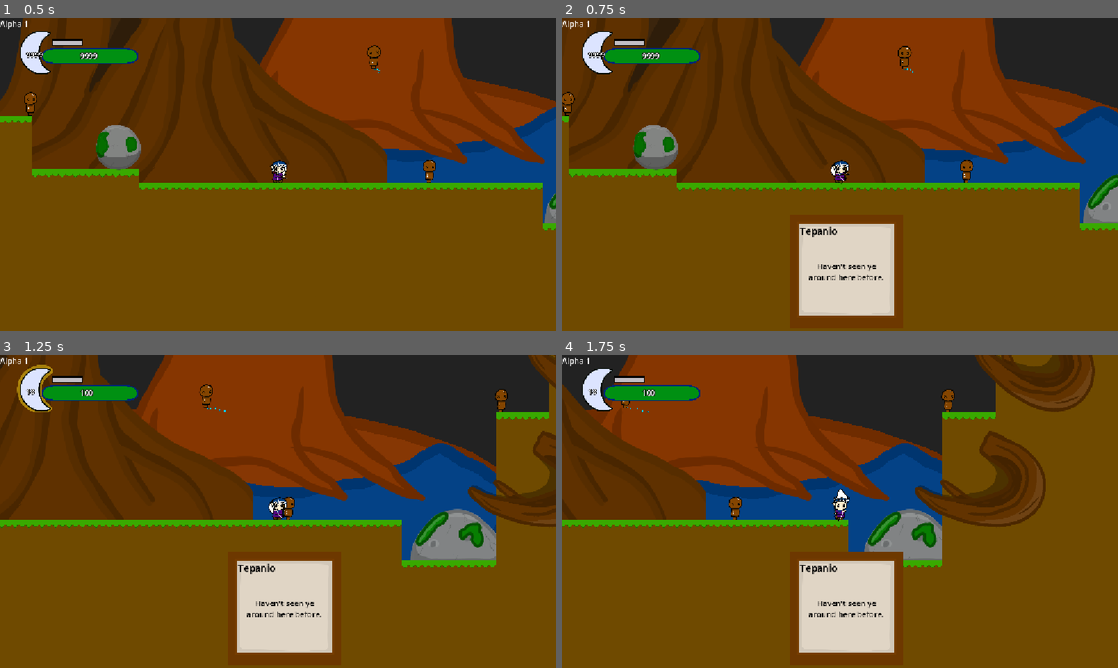
Above: before the commit, frames 1-4 (two rows, left to right).
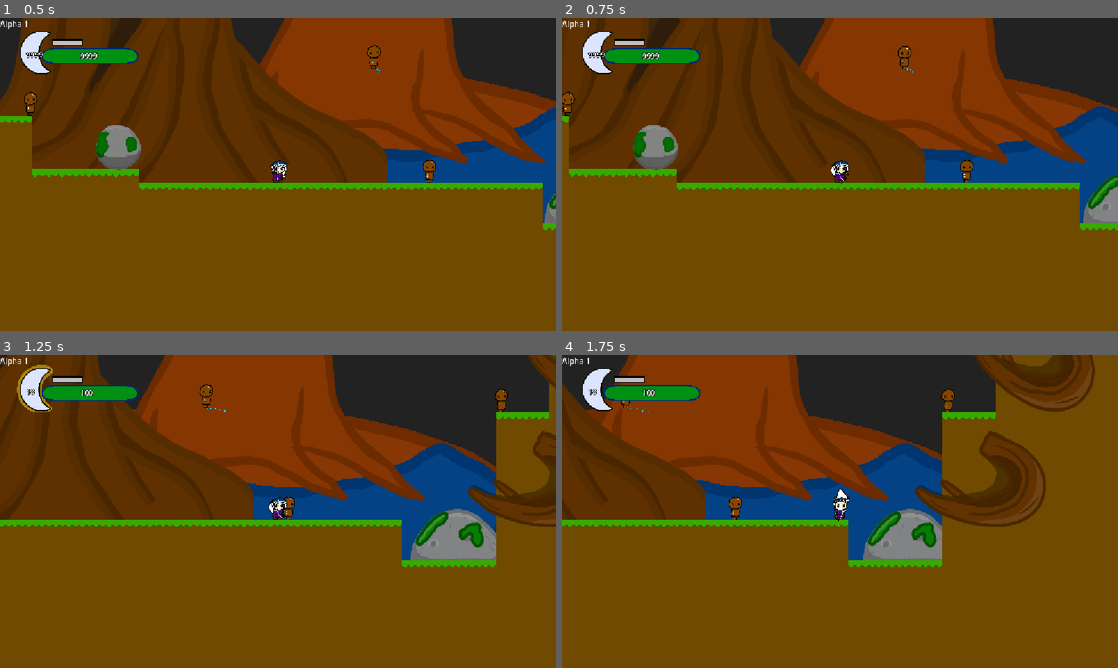
Above: after the commit, the same moments.

Repository: Nelinnia/azure-leaf-forest
Game: Godot game, scene res://Levels/testing_level.tscn
The game is run twice, just before and just after one commit, with the same random seed, the same clock (stepped at 60 frames per second) and the same inputs.
Inputs (mouse positions are in pixels of both pictures, inside the frame that each line leads up to):
- Up to frame 1 (0.5 s): no input
- Up to frame 2 (0.75 s): move the mouse to (962, 158) at 0.52 s; hold D (move_right) from 0.53 s (still down); hold E (interact) from 0.53 s (still down); click (962, 158) at 0.67 s
- Up to frame 3 (1.25 s): keep holding D (move_right); keep holding E (interact); tap Space (jump) at 0.77 s; tap Q (magic) at 0.8 s
- Up to frame 4 (1.75 s): keep holding D (move_right); move the mouse to (728, 527) at 1.27 s; release E (interact) at 1.28 s; tap Q (magic) at 1.35 s; tap Space (jump) at 1.52 s; tap E (interact) at 1.55 s

Frame 1 is identical in both runs. In frame 2, 5.0% of the frame differs, in the area x 42-60%, y 65-96%; in frame 3, 5.0%; in frame 4, 5.3%, in the area x 42-62%, y 62-96%.

Commit message:
Dialogue bug fixes

Diff:
--- a/Editor/InteractArea/interact_area.gd
+++ b/Editor/InteractArea/interact_area.gd
@@ -22,11 +22,13 @@
 		if body is Player:
 			player_in_range = false
 			interact_label.visible = false
+			if DialogueManager.dialogue_box.current_line == dialogue_start:
+				DialogueManager.dialogue_box.close_dialogue()
 		)
 
 
 func _unhandled_input(event: InputEvent) -> void:
-	if player_in_range and event.is_action_pressed("interact"):
+	if not player_in_range or not event.is_action_pressed("interact"):
 		return
 
 	if DialogueManager.dialogue_box.visible:
--- /dev/null
+++ b/Levels/Art/Rocks/Breakables/breakable_boulder.gd
@@ -0,0 +1,22 @@
+class_name BreakableObject
+extends NPC
+
+
+@onready var sprite_2d: AnimatedSprite2D = $Sprite2D
+@onready var animation_player: AnimationPlayer = $AnimationPlayer
+
+@onready var breakable: Sprite2D = $Breakable
+@onready var breakable_2: Sprite2D = $Breakable2
+
+@onready var max_health :int= health
+
+
+var is_broken :bool = false
+func take_damage(damage: int, is_crit: bool = false) -> void:
+	super.take_damage(damage, is_crit)
+	sprite_2d.frame = floori(5.0 * (max_health - health) / max_health)
+	if sprite_2d.frame >= 3 and not is_broken:
+		is_broken = true
+		breakable.visible = true
+		breakable_2.visible = true
+		animation_player.play("Breaking")
--- a/Levels/Art/Rocks/Breakables/breakable_boulder.tscn
+++ b/Levels/Art/Rocks/Breakables/breakable_boulder.tscn
@@ -1,21 +1,164 @@
 [gd_scene format=3 uid="uid://buibrsb0nd4ba"]
 
-[ext_resource type="Script" uid="uid://dtrkybcq2nfx6" path="res://NPCs/NPC.gd" id="1_qwp06"]
-[ext_resource type="Texture2D" uid="uid://c162hfvt2xh77" path="res://Levels/Art/Rocks/Half_Circle_Moss_Bolder_01.png" id="2_rve6p"]
+[ext_resource type="Script" uid="uid://cqcvalau5bgem" path="res://Levels/Art/Rocks/Breakables/breakable_boulder.gd" id="1_d6iul"]
+[ext_resource type="Texture2D" uid="uid://v6ih4eab16yx" path="res://Levels/Art/Rocks/Breakables/Breakable_Half_Circle_Boulder_01.png" id="2_rve6p"]
+[ext_resource type="Texture2D" uid="uid://cwtragg34knwv" path="res://Levels/Art/Rocks/Breakables/Breakable_Half_Circle_Boulder_02.png" id="3_7f4ac"]
+[ext_resource type="Texture2D" uid="uid://dxuadq01jet3p" path="res://Levels/Art/Rocks/Breakables/Breakable_Half_Circle_Boulder_03.png" id="4_kkdx7"]
+[ext_resource type="Texture2D" uid="uid://b06t3mcrs3d2g" path="res://Levels/Art/Rocks/Breakables/Breakable_Half_Circle_Boulder_04.png" id="5_yyir2"]
+[ext_resource type="Texture2D" uid="uid://c63mmsuvb8lss" path="res://Levels/Art/Rocks/Breakables/Boulder_Chunk_01.png" id="6_7f4ac"]
 
-[sub_resource type="CircleShape2D" id="CircleShape2D_nq3hm"]
-radius = 128.19127
+[sub_resource type="SpriteFrames" id="SpriteFrames_nq3hm"]
+animations = [{
+"frames": [{
+"duration": 1.0,
+"texture": ExtResource("2_rve6p")
+}, {
+"duration": 1.0,
+"texture": ExtResource("3_7f4ac")
+}, {
+"duration": 1.0,
+"texture": ExtResource("4_kkdx7")
+}, {
+"duration": 1.0,
+"texture": ExtResource("5_yyir2")
+}],
+"loop": 0,
+"name": &"default",
+"speed": 5.0
+}]
+
+[sub_resource type="Animation" id="Animation_7f4ac"]
+resource_name = "Breaking"
+length = 0.1
+tracks/0/type = "value"
+tracks/0/imported = false
+tracks/0/enabled = true
+tracks/0/path = NodePath("Breakable:position")
+tracks/0/interp = 1
+tracks/0/loop_wrap = true
+tracks/0/keys = {
+"times": PackedFloat32Array(0, 0.1),
+"transitions": PackedFloat32Array(1, 1),
+"update": 0,
+"values": [Vector2(-42, 0), Vector2(-42, 53)]
+}
+tracks/1/type = "value"
+tracks/1/imported = false
+tracks/1/enabled = true
+tracks/1/path = NodePath("Breakable:rotation")
+tracks/1/interp = 1
+tracks/1/loop_wrap = true
+tracks/1/keys = {
+"times": PackedFloat32Array(0),
+"transitions": PackedFloat32Array(1),
+"update": 0,
+"values": [0.0]
+}
+tracks/2/type = "value"
+tracks/2/imported = false
+tracks/2/enabled = true
+tracks/2/path = NodePath("Breakable2:position")
+tracks/2/interp = 1
+tracks/2/loop_wrap = true
+tracks/2/keys = {
+"times": PackedFloat32Array(0, 0.1),
+"transitions": PackedFloat32Array(1, 1),
+"update": 0,
+"values": [Vector2(6, -1), Vector2(6, 61)]
+}
+tracks/3/type = "value"
+tracks/3/imported = false
+tracks/3/enabled = true
+tracks/3/path = NodePath("Breakable2:rotation")
+tracks/3/interp = 1
+tracks/3/loop_wrap = true
+tracks/3/keys = {
+"times": PackedFloat32Array(0, 0.1),
+"transitions": PackedFloat32Array(1, 1),
+"update": 0,
+"values": [-3.1173513, -4.107249]
+}
+
+[sub_resource type="Animation" id="Animation_kkdx7"]
+length = 0.001
+tracks/0/type = "value"
+tracks/0/imported = false
+tracks/0/enabled = true
+tracks/0/path = NodePath("Breakable:position")
+tracks/0/interp = 1
+tracks/0/loop_wrap = true
+tracks/0/keys = {
+"times": PackedFloat32Array(0),
+"transitions": PackedFloat32Array(1),
+"update": 0,
+"values": [Vector2(-42, 0)]
+}
+tracks/1/type = "value"
+tracks/1/imported = false
+tracks/1/enabled = true
+tracks/1/path = NodePath("Breakable:rotation")
+tracks/1/interp = 1
+tracks/1/loop_wrap = true
+tracks/1/keys = {
+"times": PackedFloat32Array(0),
+"transitions": PackedFloat32Array(1),
+"update": 0,
+"values": [0.0]
+}
+tracks/2/type = "value"
+tracks/2/imported = false
+tracks/2/enabled = true
+tracks/2/path = NodePath("Breakable2:position")
+tracks/2/interp = 1
+tracks/2/loop_wrap = true
+tracks/2/keys = {
+"times": PackedFloat32Array(0),
+"transitions": PackedFloat32Array(1),
+"update": 0,
+"values": [Vector2(6, -1)]
+}
+tracks/3/type = "value"
+tracks/3/imported = false
+tracks/3/enabled = true
+tracks/3/path = NodePath("Breakable2:rotation")
+tracks/3/interp = 1
+tracks/3/loop_wrap = true
+tracks/3/keys = {
+"times": PackedFloat32Array(0),
+"transitions": PackedFloat32Array(1),
+"update": 0,
+"values": [-3.1173513]
+}
+
+[sub_resource type="AnimationLibrary" id="AnimationLibrary_yyir2"]
+_data = {
+&"Breaking": SubResource("Animation_7f4ac"),
+&"RESET": SubResource("Animation_kkdx7")
+}
 
 [node name="BreakableBoulder" type="Area2D" unique_id=118731527]
 collision_layer = 4
 collision_mask = 12
-script = ExtResource("1_qwp06")
+script = ExtResource("1_d6iul")
 health = 500
 base_xp = 0
 
-[node name="Sprite2D" type="Sprite2D" parent="." unique_id=2079582471]
-texture = ExtResource("2_rve6p")
+[node name="Sprite2D" type="AnimatedSprite2D" parent="." unique_id=94680550]
+sprite_frames = SubResource("SpriteFrames_nq3hm")
 
-[node name="CollisionShape2D" type="CollisionShape2D" parent="." unique_id=1188461428]
-shape = SubResource("CircleShape2D_nq3hm")
-debug_color = Color(0.7642545, 0.21111381, 0.9611731, 0.41960785)
+[node name="CollisionShape2D" type="CollisionPolygon2D" parent="." unique_id=1642692573]
+polygon = PackedVector2Array(-105, 16, -65, -46, -35, -64, 23, -65, 49, -51, 74, -32, 107, 9, 113, 35, 114, 65, 21, 67, -86, 65, -116, 63, -116, 36)
+
+[node name="Breakable" type="Sprite2D" parent="." unique_id=1283633482]
+visible = false
+position = Vector2(-42, 0)
+texture = ExtResource("6_7f4ac")
+
+[node name="Breakable2" type="Sprite2D" parent="." unique_id=459652336]
+visible = false
+position = Vector2(6, -1)
+rotation = -3.1173513
+texture = ExtResource("6_7f4ac")
+
+[node name="AnimationPlayer" type="AnimationPlayer" parent="." unique_id=1807983206]
+libraries/ = SubResource("AnimationLibrary_yyir2")
--- a/Levels/forest_edge_town.tscn
+++ b/Levels/forest_edge_town.tscn
@@ -4,7 +4,7 @@
 [ext_resource type="PackedScene" uid="uid://buibrsb0nd4ba" path="res://Levels/Art/Rocks/Breakables/breakable_boulder.tscn" id="2_lk7wy"]
 [ext_resource type="PackedScene" uid="uid://cfq2edrgxof7g" path="res://NPCs/Settlers/Tepanio/tepanio.tscn" id="3_lk7wy"]
 [ext_resource type="Texture2D" uid="uid://bw5ayc77wv18s" path="res://Levels/Art/Terain/Hill_Baren_01.png" id="4_sq2y4"]
-[ext_resource type="Texture2D" path="res://Levels/Art/Terain/Mountain_01.png" id="5_dgl11"]
+[ext_resource type="Texture2D" uid="uid://gdncmy84pes4" path="res://Levels/Art/Terain/Mountains/Mountain_01.png" id="5_v8ht5"]
 [ext_resource type="Texture2D" uid="uid://bwmadss83j5rw" path="res://Levels/Art/Terain/Fields/Wheat_Feild_01.png" id="6_e0fhc"]
 [ext_resource type="Texture2D" uid="uid://dii2v35irl4my" path="res://Levels/Art/Terain/Town/Roads/Stone_Road_01.png" id="7_g76lq"]
 [ext_resource type="Texture2D" uid="uid://yr4ftqpglyg7" path="res://Levels/Art/Terain/Town/Roads/Stone_Road_03.png" id="8_1y0g4"]
@@ -17,6 +17,8 @@
 [ext_resource type="Texture2D" uid="uid://15k45h2iih0o" path="res://Levels/Art/Terain/River_01.png" id="14_egmic"]
 [ext_resource type="Texture2D" uid="uid://br7rb7ne00jxh" path="res://Levels/Art/Terain/Foliage/Tree/Azure_Tree_01_01.png" id="15_x0g8q"]
 [ext_resource type="Texture2D" uid="uid://de3ouijsso7ur" path="res://Levels/Art/Terain/Foliage/Tree/Azure_Tree_01_02.png" id="16_wdwr3"]
+[ext_resource type="Texture2D" uid="uid://6vwr306cii4d" path="res://Levels/Art/Terain/Cloud/Cloud_01.png" id="18_v8ht5"]
+[ext_resource type="Texture2D" uid="uid://cx76hi7gtdi44" path="res://Levels/Art/Terain/Cloud/Cloud_Shadow_01.png" id="19_bwqfb"]
 
 [sub_resource type="SpriteFrames" id="SpriteFrames_nq3hm"]
 animations = [{
@@ -73,36 +75,36 @@
 position = Vector2(161, 454)
 
 [node name="Mountain" type="Sprite2D" parent="Backgrounds/Parallax2D/BGLayer1/Mountains" unique_id=1517185975]
-position = Vector2(754, -1243)
-texture = ExtResource("5_dgl11")
+position = Vector2(1634, -1189)
+texture = ExtResource("5_v8ht5")
 
 [node name="Mountain2" type="Sprite2D" parent="Backgrounds/Parallax2D/BGLayer1/Mountains" unique_id=463860976]
-position = Vector2(842, -1246)
-texture = ExtResource("5_dgl11")
+position = Vector2(1735, -1198)
+texture = ExtResource("5_v8ht5")
 
 [node name="Mountain3" type="Sprite2D" parent="Backgrounds/Parallax2D/BGLayer1/Mountains" unique_id=1996893572]
-position = Vector2(927, -1238)
-texture = ExtResource("5_dgl11")
+position = Vector2(1941, -1164)
+texture = ExtResource("5_v8ht5")
 
 [node name="Mountain4" type="Sprite2D" parent="Backgrounds/Parallax2D/BGLayer1/Mountains" unique_id=2082037532]
-position = Vector2(1005, -1243)
-texture = ExtResource("5_dgl11")
+position = Vector2(1761, -1193)
+texture = ExtResource("5_v8ht5")
 
 [node name="Mountain5" type="Sprite2D" parent="Backgrounds/Parallax2D/BGLayer1/Mountains" unique_id=1954622699]
-position = Vector2(1070, -1241)
-texture = ExtResource("5_dgl11")
+position = Vector2(1836, -1183)
+texture = ExtResource("5_v8ht5")
 
 [node name="Mountain6" type="Sprite2D" parent="Backgrounds/Parallax2D/BGLayer1/Mountains" unique_id=1332383465]
-position = Vector2(1156, -1236)
-texture = ExtResource("5_dgl11")
+position = Vector2(1586, -1198)
+texture = ExtResource("5_v8ht5")
 
 [node name="Mountain7" type="Sprite2D" parent="Backgrounds/Parallax2D/BGLayer1/Mountains" unique_id=1631403545]
-position = Vector2(663, -1244)
-texture = ExtResource("5_dgl11")
+position = Vector2(1895, -1172)
+texture = ExtResource("5_v8ht5")
 
 [node name="Mountain8" type="Sprite2D" parent="Backgrounds/Parallax2D/BGLayer1/Mountains" unique_id=1675993234]
-position = Vector2(580, -1244)
-texture = ExtResource("5_dgl11")
+position = Vector2(1536, -1186)
+texture = ExtResource("5_v8ht5")
 
 [node name="BGLayer2" type="Parallax2D" parent="Backgrounds" unique_id=682462650]
 z_index = -50
@@ -189,12 +191,14 @@
 [node name="Tree" type="AnimatedSprite2D" parent="Backgrounds/BGLayer2/Environment" unique_id=607167267]
 position = Vector2(1535, -235)
 sprite_frames = SubResource("SpriteFrames_nq3hm")
-frame_progress = 0.58263355
+autoplay = "default"
+frame_progress = 0.50210136
 
 [node name="Tree2" type="AnimatedSprite2D" parent="Backgrounds/BGLayer2/Environment" unique_id=824609875]
 position = Vector2(464, -179)
 sprite_frames = SubResource("SpriteFrames_nq3hm")
-frame_progress = 0.7060605
+autoplay = "default"
+frame_progress = 0.5871844
 flip_h = true
 
 [node name="BGLayer3" type="Parallax2D" parent="Backgrounds" unique_id=1738668392]
@@ -203,3 +207,13 @@
 [node name="StoneRoad2" type="Sprite2D" parent="Backgrounds/BGLayer3" unique_id=5516683]
 position = Vector2(1615, -44)
 texture = ExtResource("8_1y0g4")
+
+[node name="Clouds" type="Node2D" parent="Backgrounds" unique_id=1986732859]
+
+[node name="Cloud" type="Sprite2D" parent="Backgrounds/Clouds" unique_id=697928840]
+position = Vector2(1251, -612)
+texture = ExtResource("18_v8ht5")
+
+[node name="Cloud2" type="Sprite2D" parent="Backgrounds/Clouds/Cloud" unique_id=516010926]
+position = Vector2(-55, 386)
+texture = ExtResource("19_bwqfb")
--- a/Player/player.gd
+++ b/Player/player.gd
@@ -167,6 +167,9 @@
 @onready var charge_timer: Timer = %ChargeTimer
 @onready var weapon_marker: Marker2D = $Visuals/Weapon/WeaponMarker
 func _input(event: InputEvent) -> void:
+	if DialogueManager.dialogue_box.visible:
+		return
+
 	if event.is_action_pressed("weapon_swap"):
 		_swap_weapon()
 	if event.is_action_pressed("attack") and not is_attacking:
Binary file added: Levels/Art/Rocks/Breakables/Boulder_Chunk_01.png
Not shown, added: Levels/Art/Rocks/Breakables/Boulder_Chunk_01.png.import
Binary file added: Levels/Art/Rocks/Breakables/Breakable_Half_Circle_Boulder_01.png
Not shown, added: Levels/Art/Rocks/Breakables/Breakable_Half_Circle_Boulder_01.png.import
Binary file added: Levels/Art/Rocks/Breakables/Breakable_Half_Circle_Boulder_02.png
Not shown, added: Levels/Art/Rocks/Breakables/Breakable_Half_Circle_Boulder_02.png.import
Binary file added: Levels/Art/Rocks/Breakables/Breakable_Half_Circle_Boulder_03.png
Not shown, added: Levels/Art/Rocks/Breakables/Breakable_Half_Circle_Boulder_03.png.import
Binary file added: Levels/Art/Rocks/Breakables/Breakable_Half_Circle_Boulder_04.png
Not shown, added: Levels/Art/Rocks/Breakables/Breakable_Half_Circle_Boulder_04.png.import
Not shown, added: Levels/Art/Rocks/Breakables/breakable_boulder.gd.uid
Binary file added: Levels/Art/Terain/Cloud/Cloud_Shadow_01.png
(and 1 more such lines)
